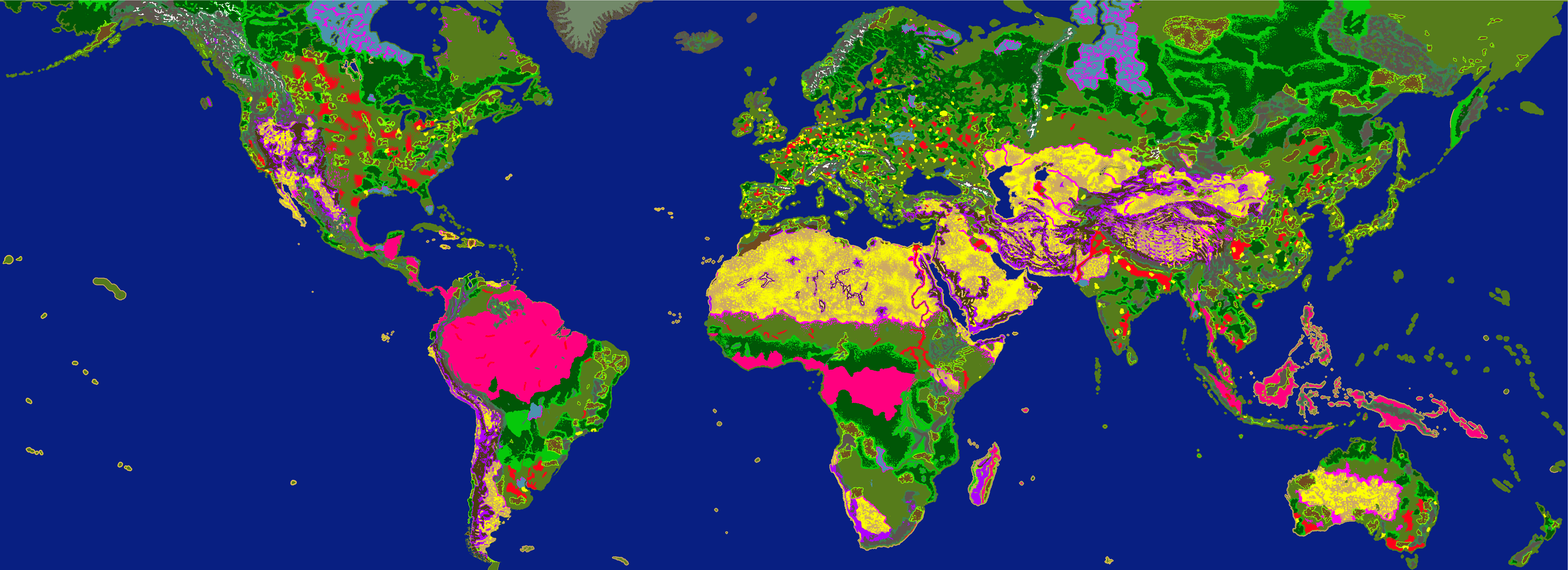
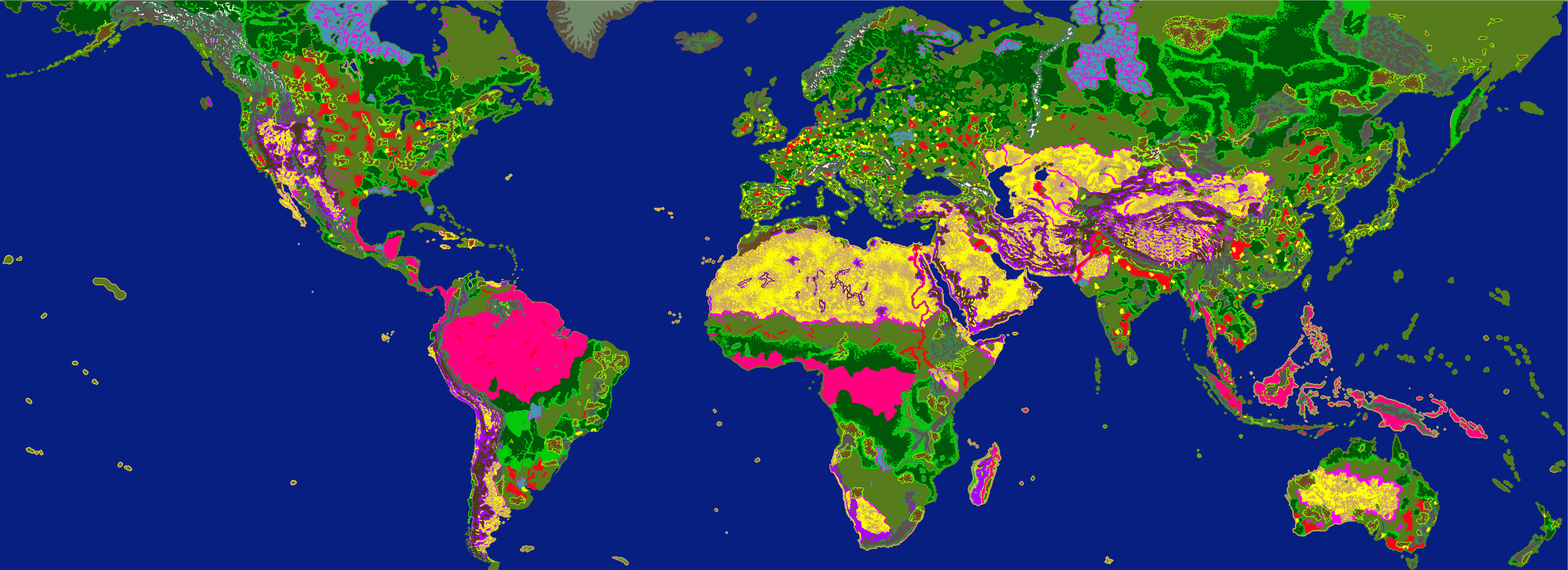
Revision of a layered w=1568, h=570 image; what changed, layer by layer:
painted on "terrain.bmp" over [1402, 330, 1410, 340]
